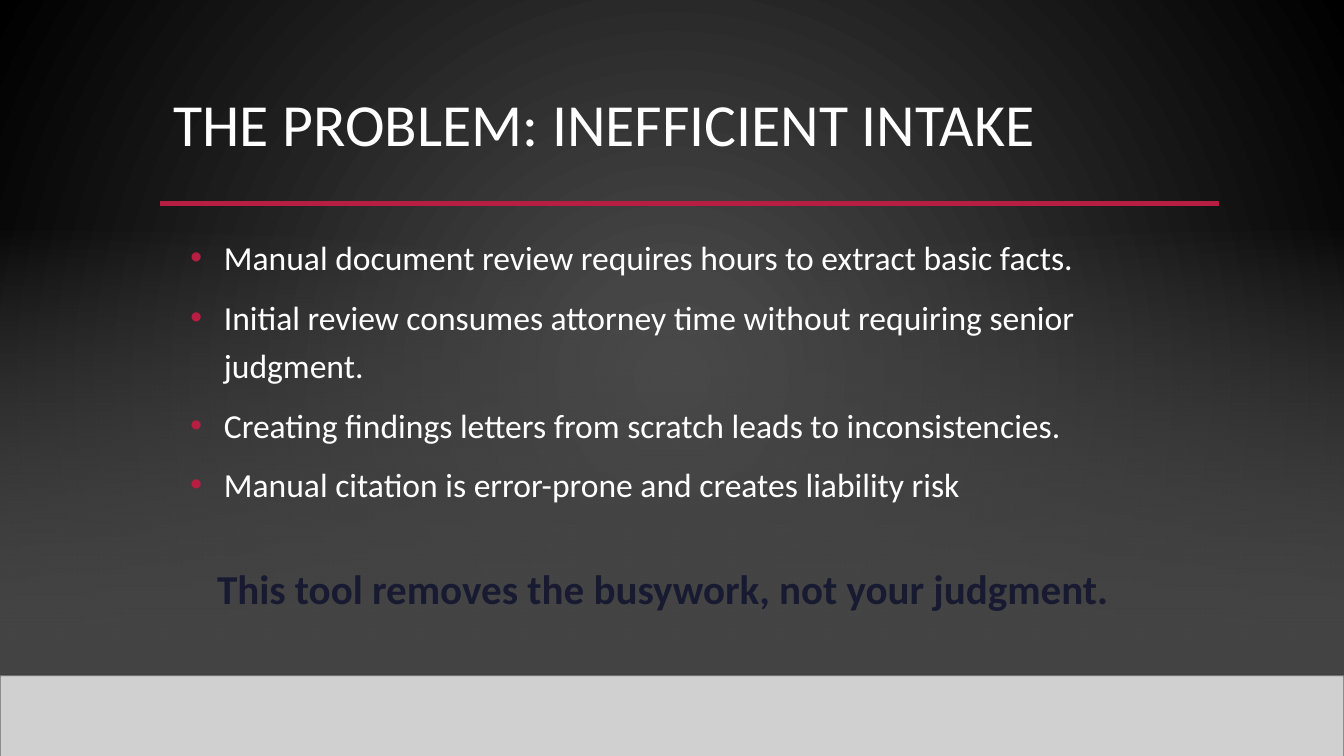
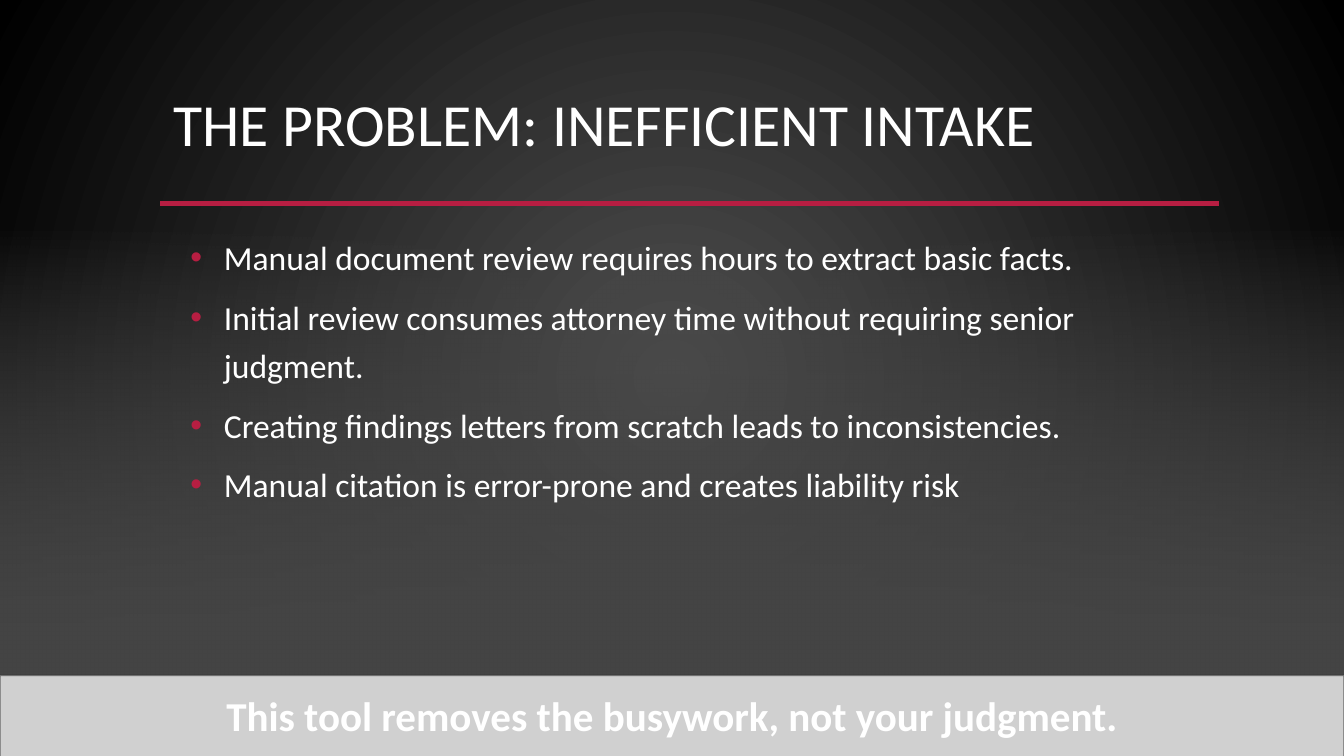
Before and after one commit to wisdom1456/Finding_Email, a slide deck: slide 2 of presentation/harvey_ai_attorney_adoption.pptx. Drawn at 1344x756 pixels with LibreOffice and Linux fonts; fonts in the diff are those of the drawing; grey boxes stand for pictures; background and template pictures are left out. Boxes give left, top, right and bottom in pixels: in the first picture for what was removed or moved away, otherwise in the second. Text is boxed around its words. In the diff, an @@ line names an element or a change of style, - is before the commit and + after.

```diff
--- a/presentation/harvey_ai_attorney_adoption.pptx
+++ b/presentation/harvey_ai_attorney_adoption.pptx
@@ text "This tool removes the busywork, ...": place and size @@
-text "This tool removes the busywork, ..." at box(217, 576, 1108, 610)
+text "This tool removes the busywork, ..." at box(226, 703, 1118, 738)
@@ text "This tool removes the busywork, ..." at box(226, 703, 1118, 738): text colour #181A31 to #FFFFFF @@
```
Also in this commit, not shown: 7 other slides changed, 3 slides added, 6 other files.
